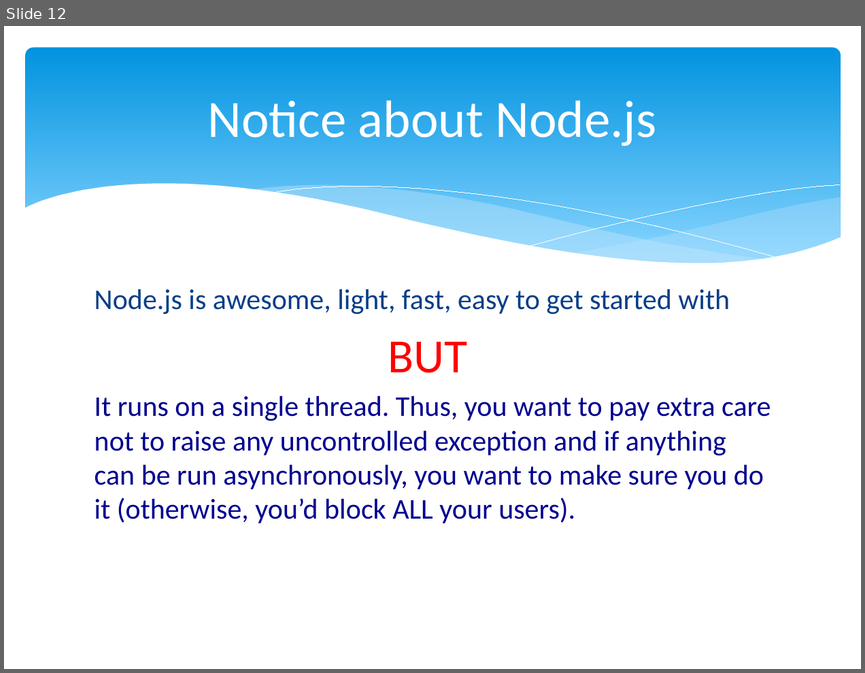
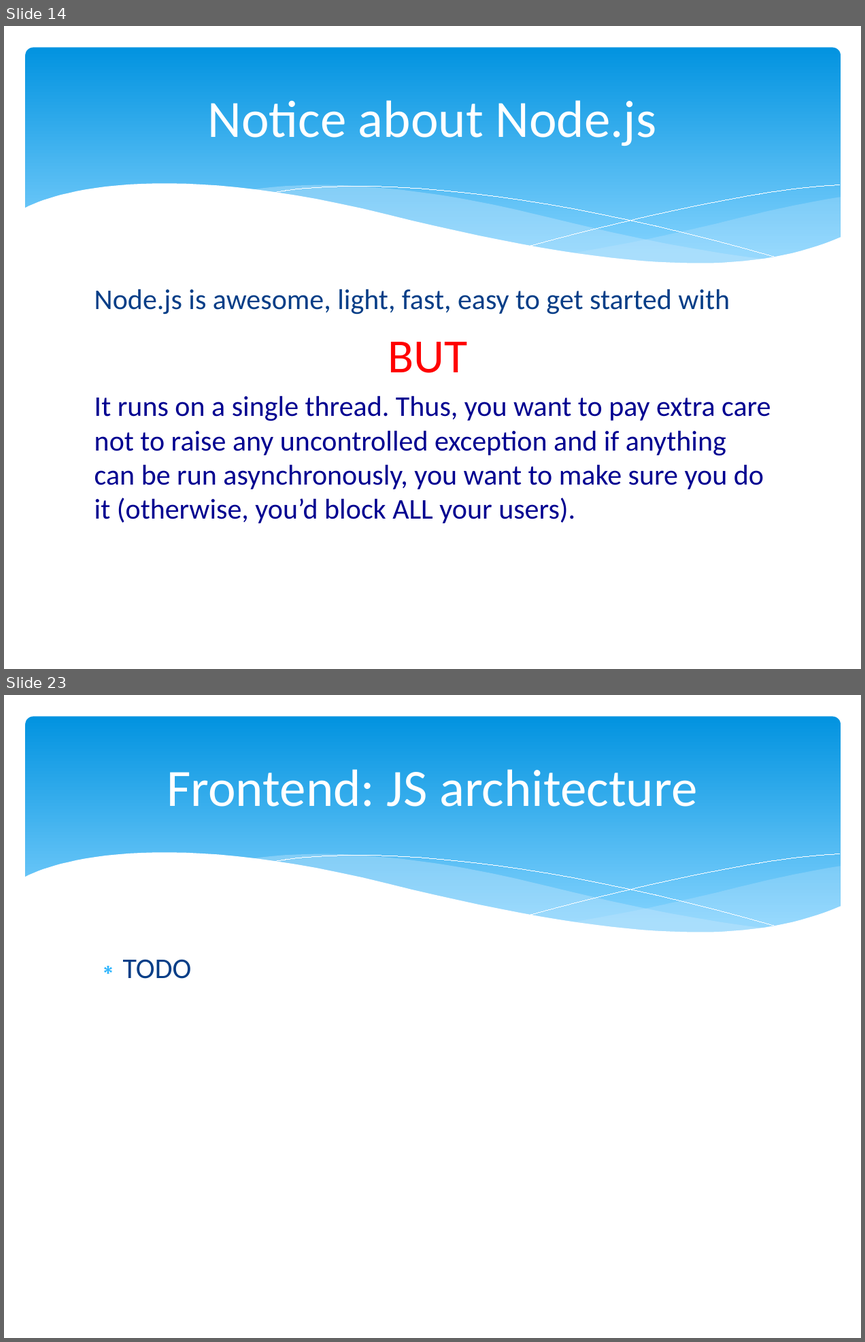
Before and after one commit to xgillard/web_alloy, a slide deck: documentation/GettingStarted.pptx. Shown one above the other, each under a label of ours: slide 12 before the commit, slides 14 and 23 after it; the slides between them are not shown. The pictures are 865x673 and 865x1342 pixels, drawn with LibreOffice and Linux fonts; fonts in the diff are those of the drawing. Boxes give left, top, right and bottom in pixels: in the first picture for what was removed or moved away, otherwise in the second. Text is boxed around its words. In the diff, an @@ line names an element or a change of style, - is before the commit and + after.

```diff
--- a/documentation/GettingStarted.pptx
+++ b/documentation/GettingStarted.pptx
@@ slide 23 added at <box>4,695,861,1338</box>, background #FFFFFF; not listed: 6 template elements that a slide beside it also shows @@
@@ title added at <box>167,769,697,807</box>, 44 pt, text #FFFFFF @@
+Frontend: JS architecture
@@ text added at <box>123,959,192,979</box>, 24 pt, text #073E87 @@
+∗ TODO
@@ what was slide 12 is now slide 14 @@
```
Also in this commit, not shown: 3 slides changed, 12 other slides added.
